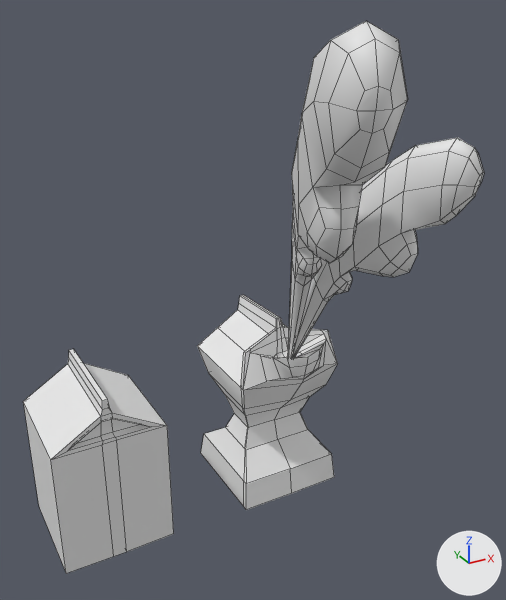
What one commit did to the FBX model charonsCorner/Assets/Art/models/props/milk_carton/milk_carton.fbx.
The view is the same before and after, from a 50 mm camera at (-5.24, -9.09, 7.8) aimed at (-1.11, -1.58, 4.05). The axes (+X, +Y, +Z) are drawn at lower right. The lights are the same throughout. The picture after the commit comes second. Mesh edges are drawn as thin lines. Where no turn or scale is listed for an object, it has been applied to the vertices.

The first picture shows 'crushed_milk', 'milk', 'milk_spray1', 'milk_spray2'.
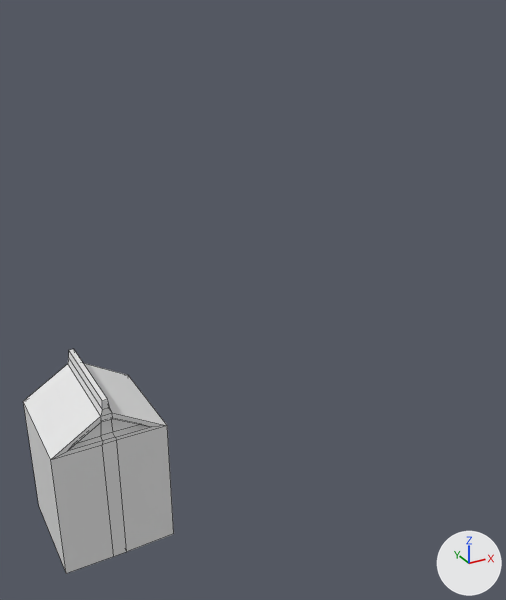
The newer file is also turned or shifted as a whole; pictures and numbers use the older file's frame.

What differs and where, as boxes [x1, y1, x2, y2] in the pictures (506 x 600 px):
'milk_spray1', deleted
    before: [288, 21, 408, 358]
'crushed_milk', deleted
    before: [197, 295, 338, 510]
'milk_spray2', deleted
    before: [293, 137, 484, 358]

The edits, one by one:
Object 'crushed_milk' (ob_crushed_milk) is deleted.
Object 'milk_spray2' (ob_milk_spray2) is deleted.
Object 'milk_spray1' (ob_milk_spray1) is deleted.
